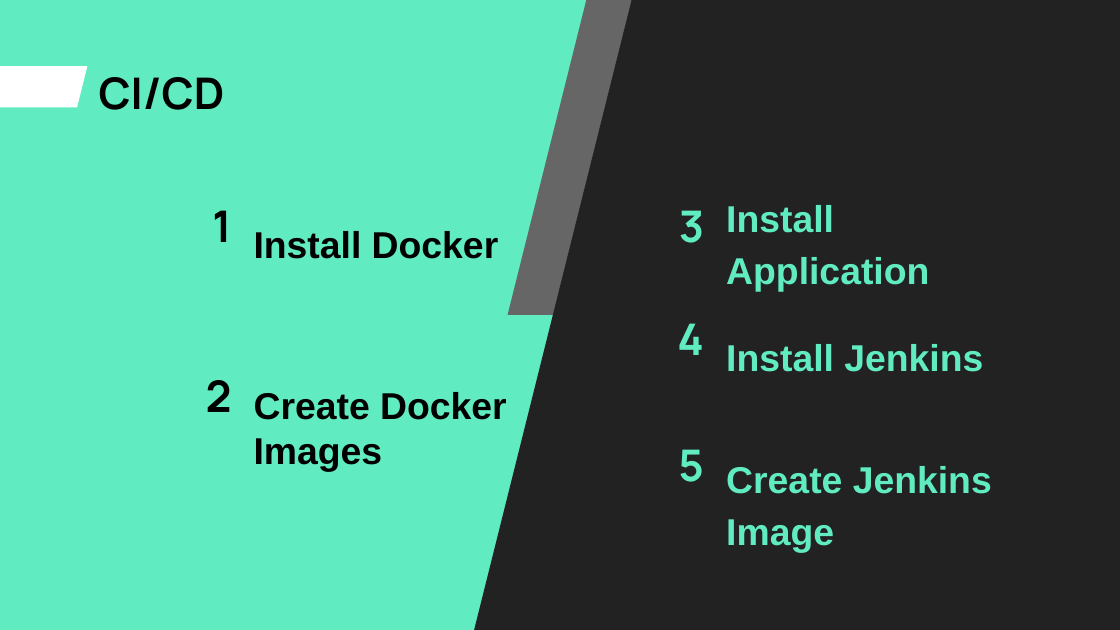
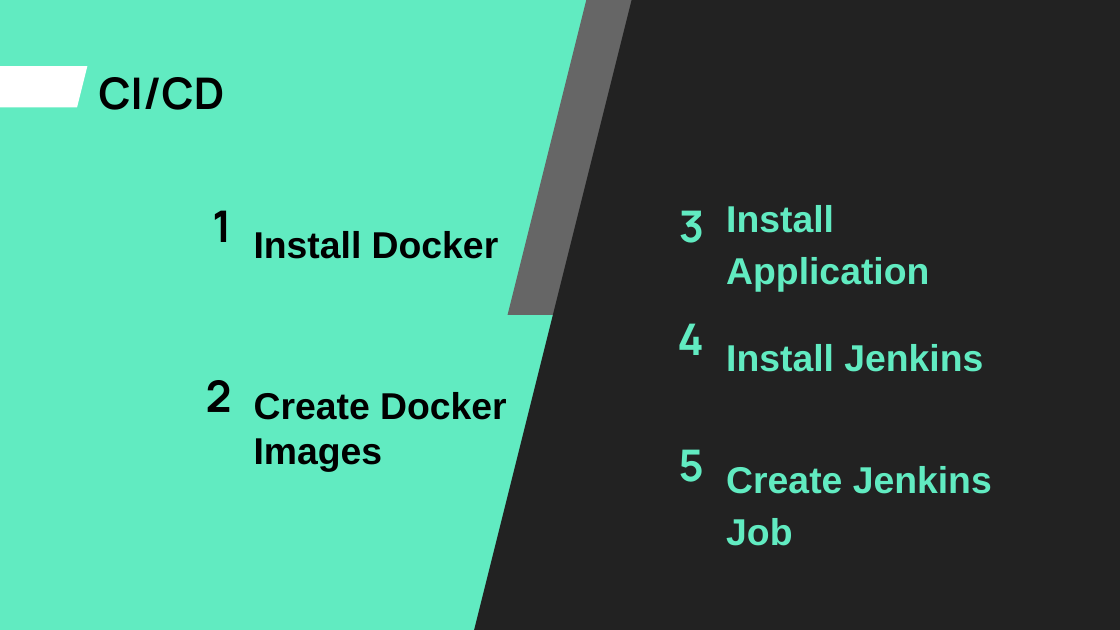
Before and after one commit to igstbagusdharmaputra/DumbwaysBootcamp, a slide deck: slide 2 of dumbweek3/Dumbweek3.pptx. Drawn at 1120x630 pixels with LibreOffice and Linux fonts; fonts in the diff are those of the drawing. Boxes give left, top, right and bottom in pixels: in the first picture for what was removed or moved away, otherwise in the second. Text is boxed around its words. In the diff, an @@ line names an element or a change of style, - is before the commit and + after.

```diff
--- a/dumbweek3/Dumbweek3.pptx
+++ b/dumbweek3/Dumbweek3.pptx
@@ text at [726, 466, 992, 546]: text changed @@
-Create Jenkins Image
+Create Jenkins Job
```
Also in this commit, not shown: 17 other slides changed, 67 slides added, 1 other file.
